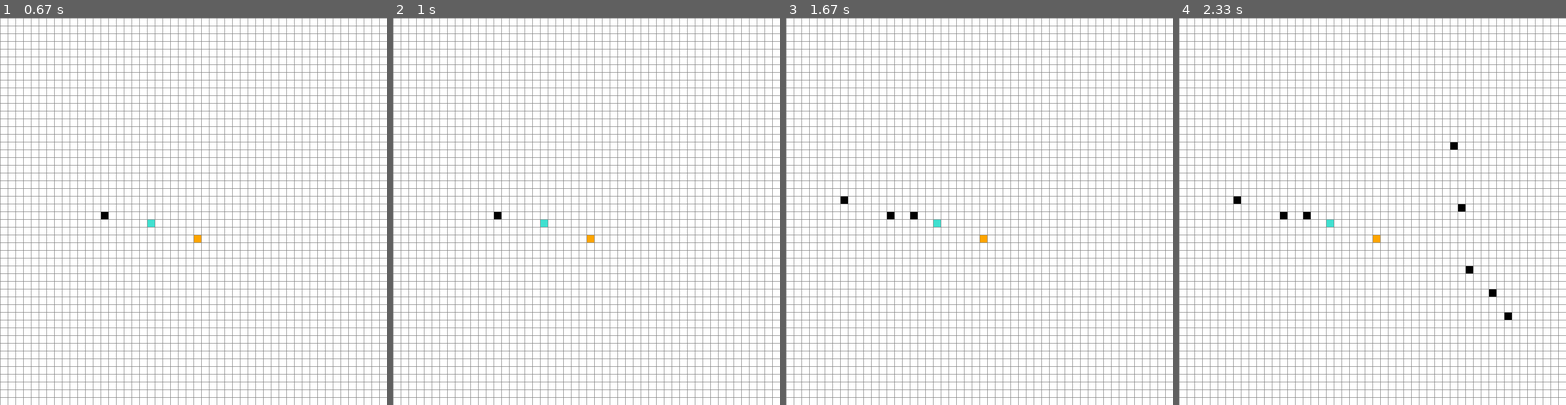
Above: before the commit, frames 1-4 (left to right).
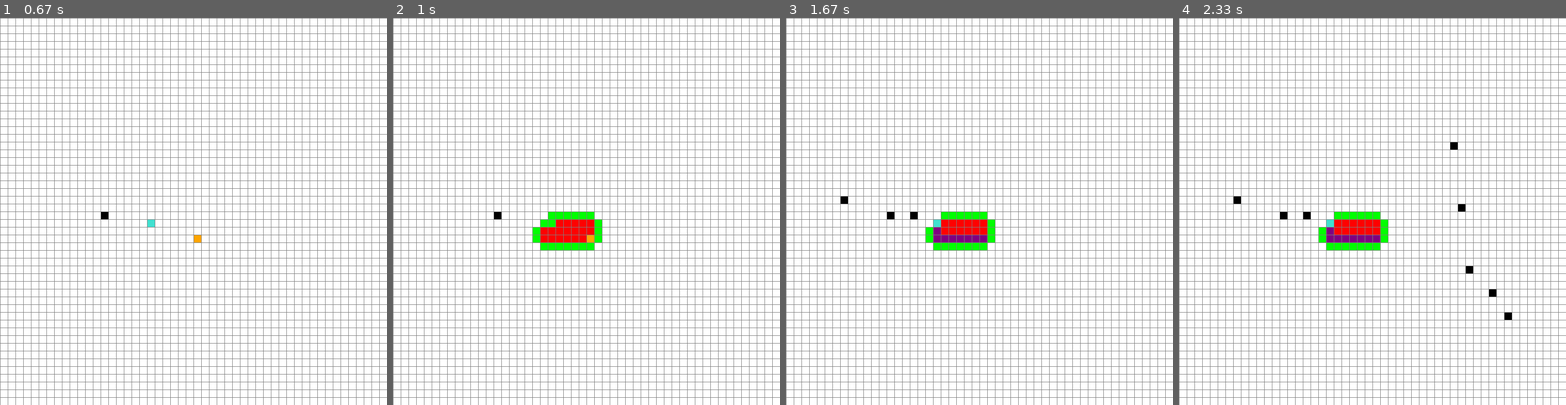
Above: after the commit, the same moments.

Repository: JakubKrzoska/PyGame_Shortes_Path
Game: pygame game, started from index.py
The game is run twice, just before and just after one commit, with the same random seed, the same clock (stepped at 60 frames per second) and the same inputs.
Inputs (mouse positions are in pixels of both pictures, inside the frame that each line leads up to):
- Up to frame 1 (0.67 s): press the mouse at (193, 238) at 0.37 s; move the mouse to (147, 226) at 0.47 s; release the mouse at (100, 215) at 0.6 s
- Up to frame 2 (1 s): tap Space at 0.67 s
- Up to frame 3 (1.67 s): press the mouse at (979, 238) at 1.03 s; move the mouse to (909, 219) at 1.13 s; release the mouse at (840, 199) at 1.27 s; right-click (1080, 273) at 1.38 s
- Up to frame 4 (2.33 s): press the mouse at (1473, 273) at 1.7 s; move the mouse to (1488, 292) at 1.8 s; release the mouse at (1507, 312) at 1.93 s; press the mouse at (1473, 273) at 2.03 s; move the mouse to (1461, 207) at 2.13 s; release the mouse at (1453, 141) at 2.27 s

Frame 1 is identical in both runs. In frame 2, 1.3% of the frame differs, in the area x 36-54%, y 50-60%; in frame 3, 1.3%; in frame 4, 1.3%.

Commit message:
Finish the project

Diff:
--- a/index.py
+++ b/index.py
@@ -47,7 +47,7 @@
         return self.color == TURQUOISE
 
     def reset(self):
-        self.color == WHITE
+        self.color = WHITE
 
     def make_start(self):
         self.color = ORANGE
@@ -71,7 +71,18 @@
         pygame.draw.rect(win, self.color, (self.x, self.y, self.width, self.width))
 
     def update_neighbors(self, grid):
-        pass
+        self.neighbors = []
+        if self.row < self.total_rows - 1 and not grid[self.row + 1][self.col].is_barrier():
+            self.neighbors.append(grid[self.row + 1][self.col])
+
+        if self.row > 0 and not grid[self.row - 1][self.col].is_barrier():
+            self.neighbors.append(grid[self.row - 1][self.col])
+
+        if self.col < self.total_rows - 1 and not grid[self.row][self.col + 1].is_barrier():
+            self.neighbors.append(grid[self.row][self.col + 1])
+
+        if self.col > 0 and not grid[self.row][self.col - 1].is_barrier():
+            self.neighbors.append(grid[self.row][self.col - 1])
 
     def __lt__(self, other):
         return False
@@ -80,6 +91,57 @@
     x1, y1 = p1
     x2, y2 = p2
     return abs(x1 - x2) + abs(y1 - y2)
+
+def reconstruct_path(came_from, current, draw):
+    while current in  came_from:
+        current = came_from[current]
+        current.make_path()
+        draw()
+
+def algorithm(draw, grid, start, end):
+    count = 0
+    open_set = PriorityQueue()
+    open_set.put((0, count, start))
+    came_from = {}
+    g_score = {spot: float("inf") for row in grid for spot in row}
+    g_score[start] = 0
+    f_score = {spot: float("inf") for row in grid for spot in row}
+    f_score[start] = h(start.get_pos(), end.get_pos())
+
+    open_set_hash = {start}
+
+    while not open_set.empty():
+        for event in pygame.event.get():
+            if event.type == pygame.QUIT:
+                pygame.quit()
+
+        current = open_set.get()[2]
+        open_set_hash.remove(current)
+
+        if current == end:
+            reconstruct_path(came_from, end, draw)
+            end.make_end()
+            return True
+
+        for neighbor in current.neighbors:
+            temp_g_score = g_score[current] + 1
+
+            if temp_g_score < g_score[neighbor]:
+                came_from[neighbor] = current
+                g_score[neighbor] = temp_g_score
+                f_score[neighbor] = temp_g_score + h(neighbor.get_pos(), end.get_pos())
+                if neighbor not in open_set_hash:
+                    count += 1
+                    open_set.put((f_score[neighbor], count, neighbor))
+                    open_set_hash.add(neighbor)
+                    neighbor.make_open()
+
+        draw()
+
+        if current != start:
+            current.make_closed()
+
+    return False
 
 def make_grid(rows, width):
     grid = []
@@ -126,7 +188,6 @@
     end = None
 
     run = True
-    started = False
 
     while run:
         draw(win, grid, ROWS, width)
@@ -134,18 +195,15 @@
             if event.type == pygame.QUIT:
                 run = False
 
-            if started:
-                continue
-
             if pygame.mouse.get_pressed()[0]: #LEFt
                 pos = pygame.mouse.get_pos()
                 row, col = get_clicked_pos(pos, ROWS, width)
                 spot = grid[row][col]
-                if not start:
+                if not start and spot != end:
                     start = spot
                     start.make_start()
 
-                elif not end:
+                elif not end and spot != start:
                     end = spot
                     end.make_end()
 
@@ -153,7 +211,27 @@
                     spot.make_barrier()
 
             elif pygame.mouse.get_pressed()[2]: #RIGHT
-                pass
+                pos = pygame.mouse.get_pos()
+                row, col = get_clicked_pos(pos, ROWS, width)
+                spot = grid[row][col]
+                spot.reset()
+                if spot == start:
+                    start = None
+                elif spot == end:
+                    end = None
+
+            if event.type == pygame.KEYDOWN:
+                if event.key == pygame.K_SPACE and start and end:
+                    for row in grid:
+                        for spot in row:
+                            spot.update_neighbors(grid)
+
+                    algorithm(lambda: draw(win, grid, ROWS, width), grid, start, end)
+
+                if event.key == pygame.K_c:
+                    start = None
+                    end = None
+                    grid = make_grid(ROWS, width)
 
     pygame.quit()
 
Not shown, added: readme.md
